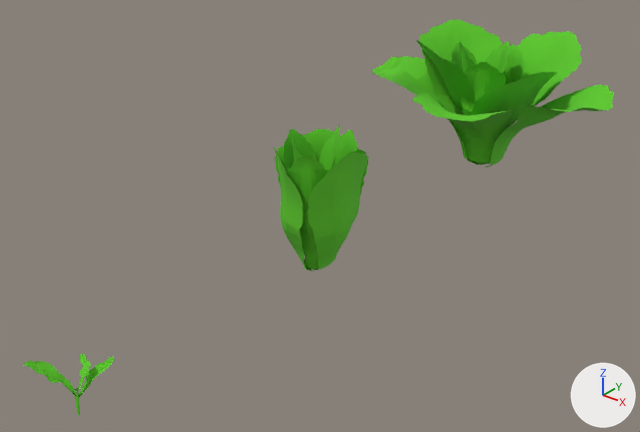
One commit to the FBX model NASA-Unity-Game/Assets/3D_models/lettuce3.fbx: the scene before it, then after it.
The view is the same before and after, from a 50 mm lens placed at (2.62, -1.68, 2.34), pointed at (-0.15, 1.78, 0.19). The lights are fixed; the arrows at lower right show +X, +Y and +Z.

Objects in the first picture: 'lettuce stage 1', 'lettuce stage 2', 'lettuce stage 3'.
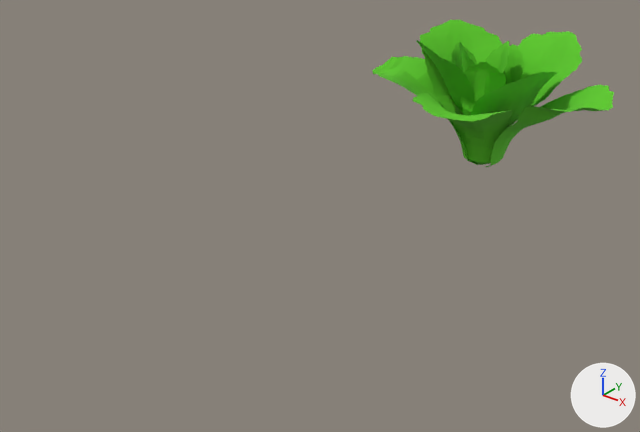
Commit message: O BARLEYS KAI LETTUCE REPLACE

Pixel boxes [x1, y1, x2, y2] of what changed, in the pictures (640 x 432 px):
'lettuce stage 2', deleted (green)
    before: [274, 125, 369, 271]
'lettuce stage 1', deleted (green)
    before: [23, 354, 114, 415]

What the commit changed:
Object 'lettuce stage 2' (ob_lettuce_stage_2) is deleted.
Object 'lettuce stage 1' (ob_lettuce_stage_1) is deleted.
